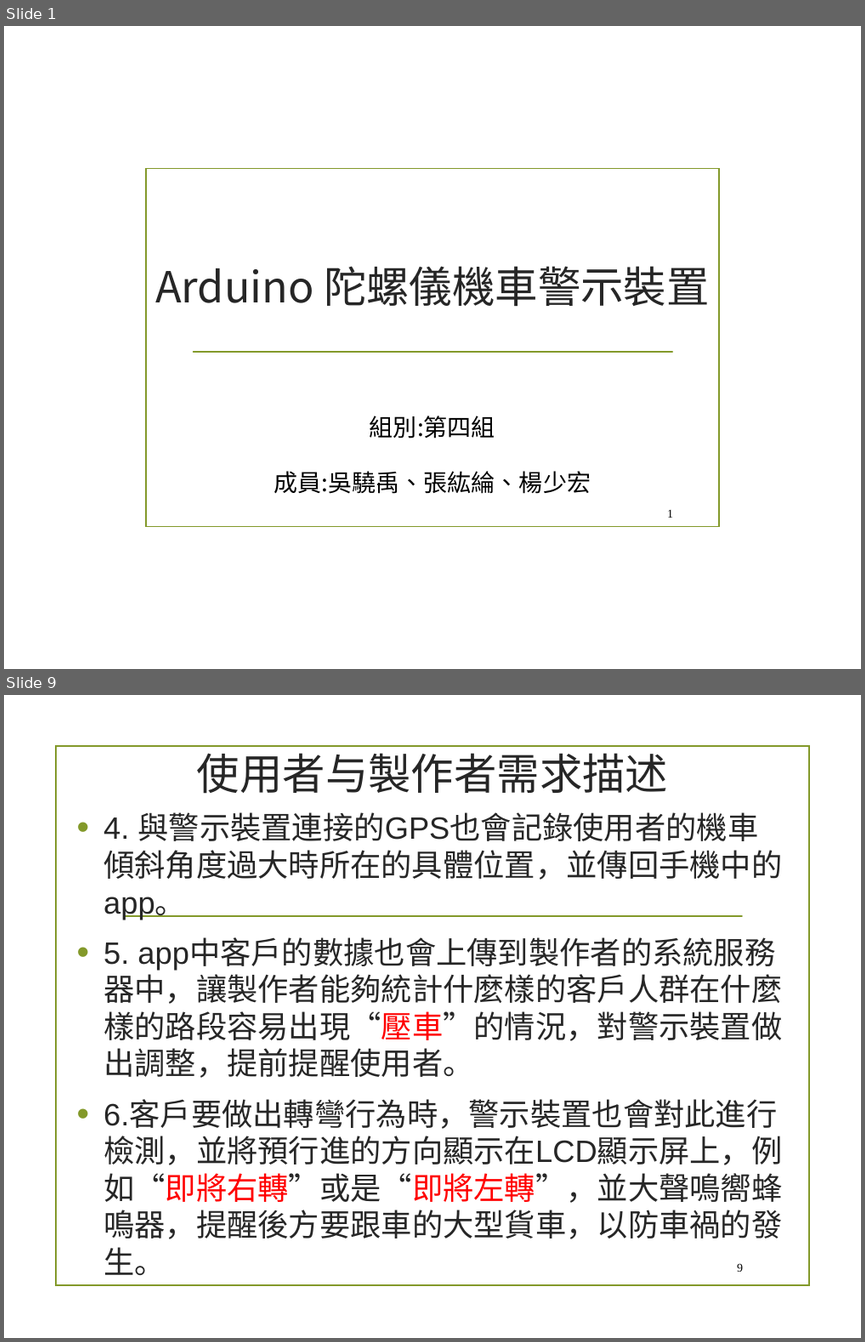
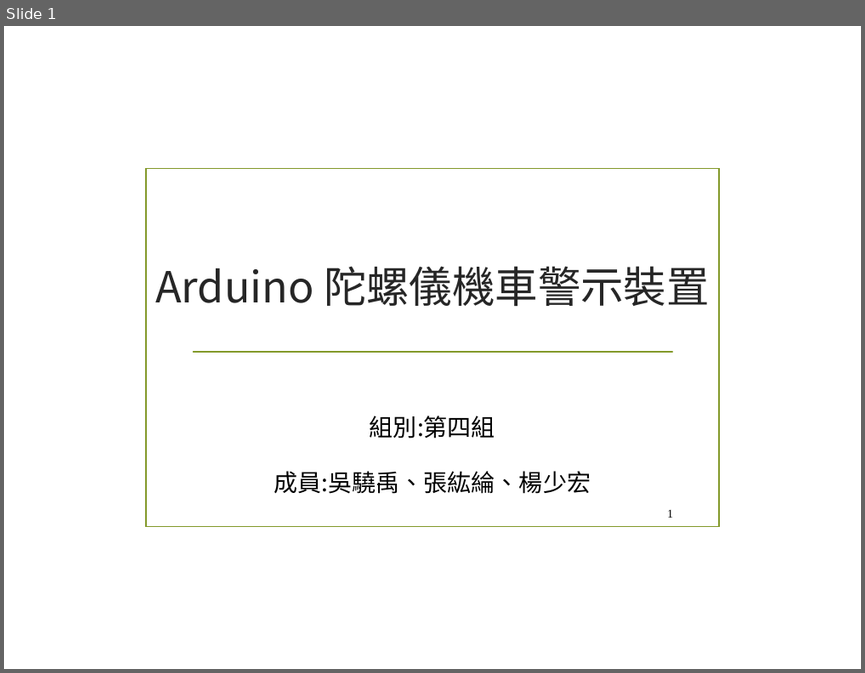
Before and after one commit to chandlerkuo/sharepee, a slide deck: 陀螺儀機車警示裝置.pptx. Shown one above the other, each under a label of ours: slides 1 and 9 before the commit, slide 1 after it; the slides between them are not shown. The pictures are 865x1342 and 865x673 pixels, drawn with LibreOffice and Linux fonts; fonts in the diff are those of the drawing; background and template pictures are left out. Boxes give left, top, right and bottom in pixels: in the first picture for what was removed or moved away, otherwise in the second. Text is boxed around its words. In the diff, an @@ line names an element or a change of style, - is before the commit and + after.

Commit message:
Update 陀螺儀機車警示裝置.pptx
对上次的ppt进行修改及重新排版

```diff
--- a/陀螺儀機車警示裝置.pptx
+++ b/陀螺儀機車警示裝置.pptx
@@ slide 9 removed at (4,695,861,1338), background picture (left out) @@
@@ rectangle removed at (56,745,810,1286) @@
@@ title removed at (197,746,668,794) @@
-使用者与製作者需求描述
@@ text removed at (103,812,782,1275) @@
-• 4. 與警示裝置連接的GPS也會記錄使用者的機車傾斜角度過大時所在的具體位置，並傳回手機中的app。
-• 5. app中客戶的數據也會上傳到製作者的系統服務器中，讓製作者能夠統計什麼樣的客戶人群在什麼樣的路段容易出現“壓車”的情況，對警示裝置做出調整，提前提醒使用者。
-• 6.客戶要做出轉彎行為時，警示裝置也會對此進行檢測，並將預行進的方向顯示在LCD顯示屏上，例如“即將右轉”或是“即將左轉”，並大聲鳴嚮蜂鳴器，提醒後方要跟車的大型貨車，以防車禍的發生。
@@ line removed from (124, 916) to (742, 916) @@
@@ page number removed at (737,1263,743,1271) @@
-9
```
Also in this commit, not shown: 10 slides changed, 1 slide added, 1 other slide removed.
